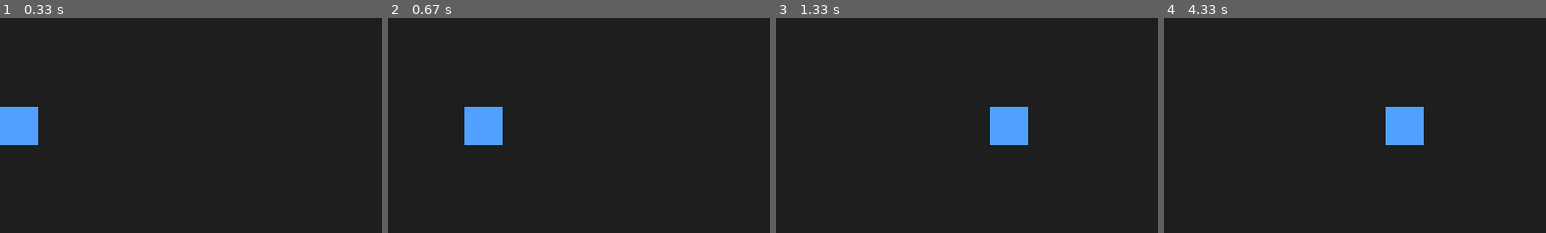
Above: before the commit, frames 1-4 (left to right).
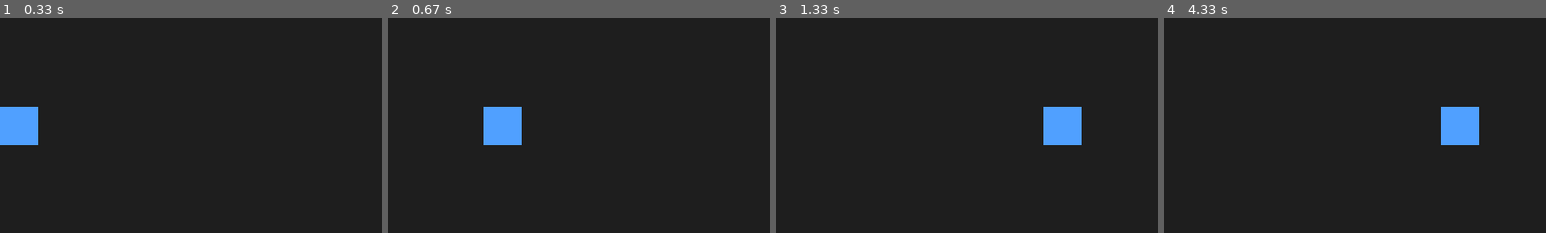
Above: after the commit, the same moments.

Repository: Lucas-F-Lopes/Jogo_Terceiro_ano_SpaceShip
Game: pygame game, started from curso_pygame/agosto/08.py
Two runs of this game, one before a commit and one after it. Both use one fixed random seed, a clock stepped at 60 frames per second and the inputs below.
Inputs:
- Up to frame 1 (0.33 s): no input
- Up to frame 2 (0.67 s): hold D from 0.33 s (still down)
- Up to frame 3 (1.33 s): release D at 0.8 s; hold D 0.83-1.3 s
- Up to frame 4 (4.33 s): hold A 1.33-1.87 s; hold A 1.9-2.3 s; hold D 2.33-2.97 s; hold A 3-3.47 s; hold D 3.5-3.97 s; hold D from 4 s (still down)
The pictures show only the part of the screen within x 12-62%, y 24-74%; the shares and areas given below are measured in that part.

Frame 1 is identical in both runs. In frame 2, 1.8% of the frame differs, in the area x 20-35%, y 41-60%; in frame 3, 3.6%, in the area x 56-80%, y 41-60%; in frame 4, 3.6%.

Commit message:
Resolvendo o exercicio

Diff:
--- a/curso_pygame/agosto/08.py
+++ b/curso_pygame/agosto/08.py
@@ -4,7 +4,7 @@
 relogio = pygame.time.Clock()
 FPS = 60
 x = 100.0
-velocidade = 240  # pixels por segundo
+velocidade = 300  # pixels por segundo
 rodando = True
 
 while rodando:
--- a/curso_pygame/agosto/09.py
+++ b/curso_pygame/agosto/exercicio_09.py
@@ -1,12 +1,21 @@
 import pygame
+
 pygame.init()
+
 tela = pygame.display.set_mode((800, 450))
+
 relogio = pygame.time.Clock()
 FPS = 60
-velocidade = 240
+
+velocidade = 250
+
 jogador = pygame.Rect(100, 180, 45, 45)
 obstaculo = pygame.Rect(420, 130, 100, 170)
+
 area_tela = tela.get_rect()
+
+obstaculo_visivel = True
+
 rodando = True
 
 while rodando:
@@ -34,18 +43,19 @@
     # Impede o jogador de sair da tela
     jogador.clamp_ip(area_tela)
 
-    # Verifica se o jogador está encostando no obstáculo
+    # Verifica se o jogador encostou no obstáculo
     if jogador.colliderect(obstaculo):
-        cor_jogador = (255, 90, 90)
-    else:
-        cor_jogador = (70, 150, 255)
+        obstaculo_visivel = False
 
     # Desenha a tela
     tela.fill((30, 30, 30))
 
-    pygame.draw.rect(tela, cor_jogador, jogador)
+    # Desenha o jogador
+    pygame.draw.rect(tela, (70, 150, 255), jogador)
 
-    pygame.draw.rect(tela, (110, 110, 125), obstaculo)
+    # Desenha o obstáculo somente se ele estiver visível
+    if obstaculo_visivel:
+        pygame.draw.rect(tela, (110, 110, 125), obstaculo)
 
     pygame.display.flip()
 
